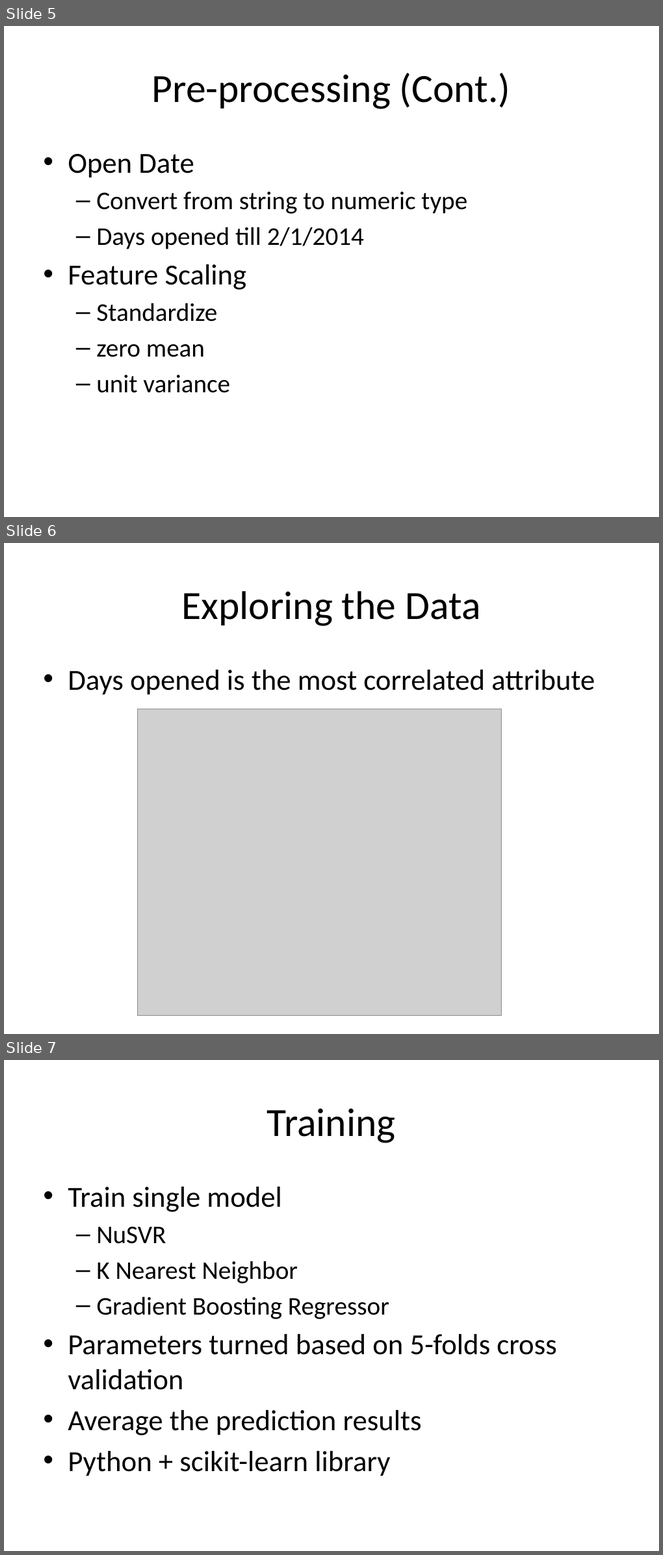
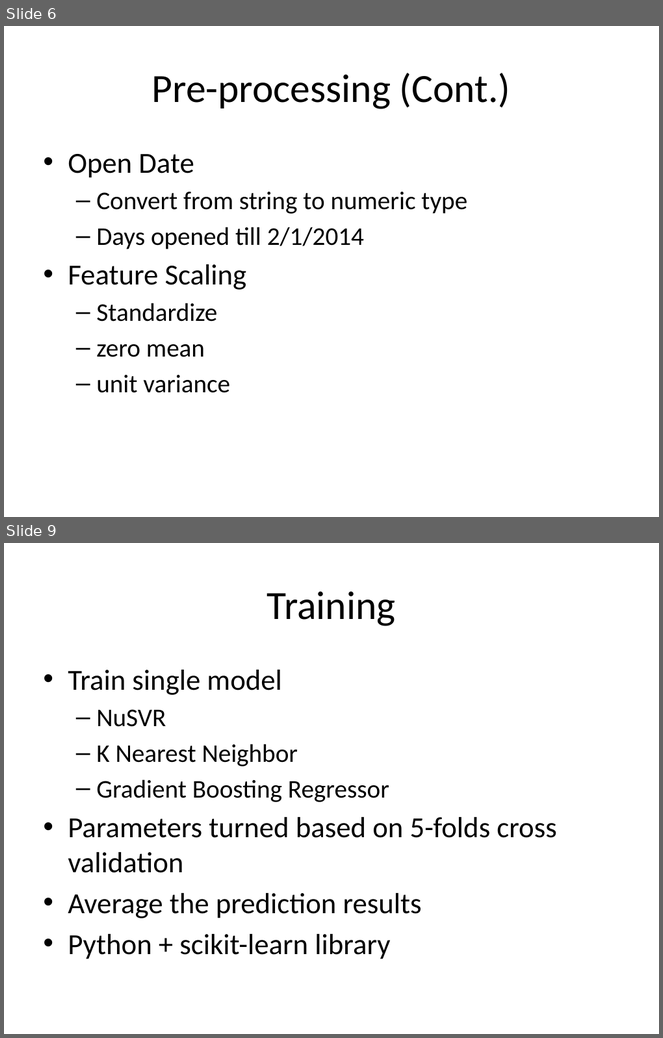
Before and after one commit to hxwang/revenue-prediction, a slide deck: doc/report/revenue-prediction.pptx. Shown one above the other, each under a label of ours: slides 5, 6 and 7 before the commit, slides 6 and 9 after it; the slides between them are not shown. The pictures are 663x1555 and 663x1038 pixels, drawn with LibreOffice and Linux fonts; fonts in the diff are those of the drawing; grey boxes stand for pictures. Boxes give left, top, right and bottom in pixels: in the first picture for what was removed or moved away, otherwise in the second. Text is boxed around its words. In the diff, an @@ line names an element or a change of style, - is before the commit and + after.

```diff
--- a/doc/report/revenue-prediction.pptx
+++ b/doc/report/revenue-prediction.pptx
@@ slide 6 removed at box(4, 543, 659, 1034), background #FFFFFF @@
@@ title removed at box(182, 591, 480, 626) @@
-Exploring the Data
@@ text removed at box(68, 670, 595, 695) @@
-• Days opened is the most correlated attribute
@@ picture removed at box(138, 709, 502, 1016) @@
@@ what was slide 5 is now slide 6 @@
@@ what was slide 7 is now slide 9 @@
```
Also in this commit, not shown: 2 slides changed, 6 slides added, 1 other file.
